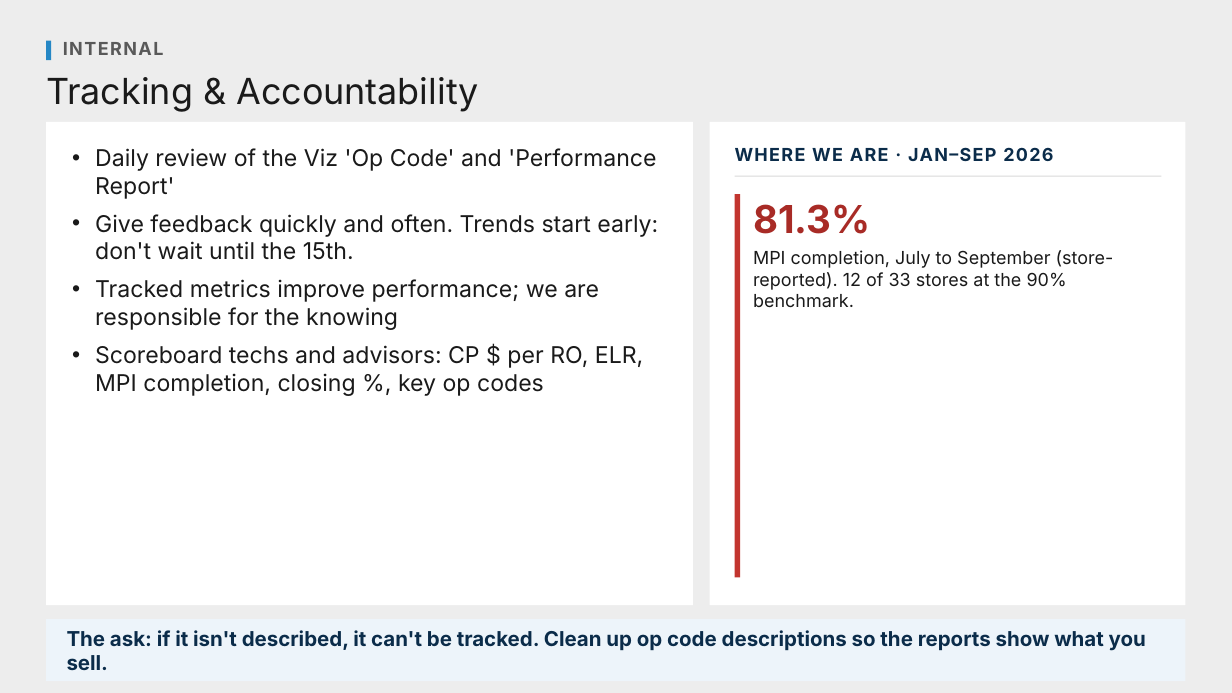
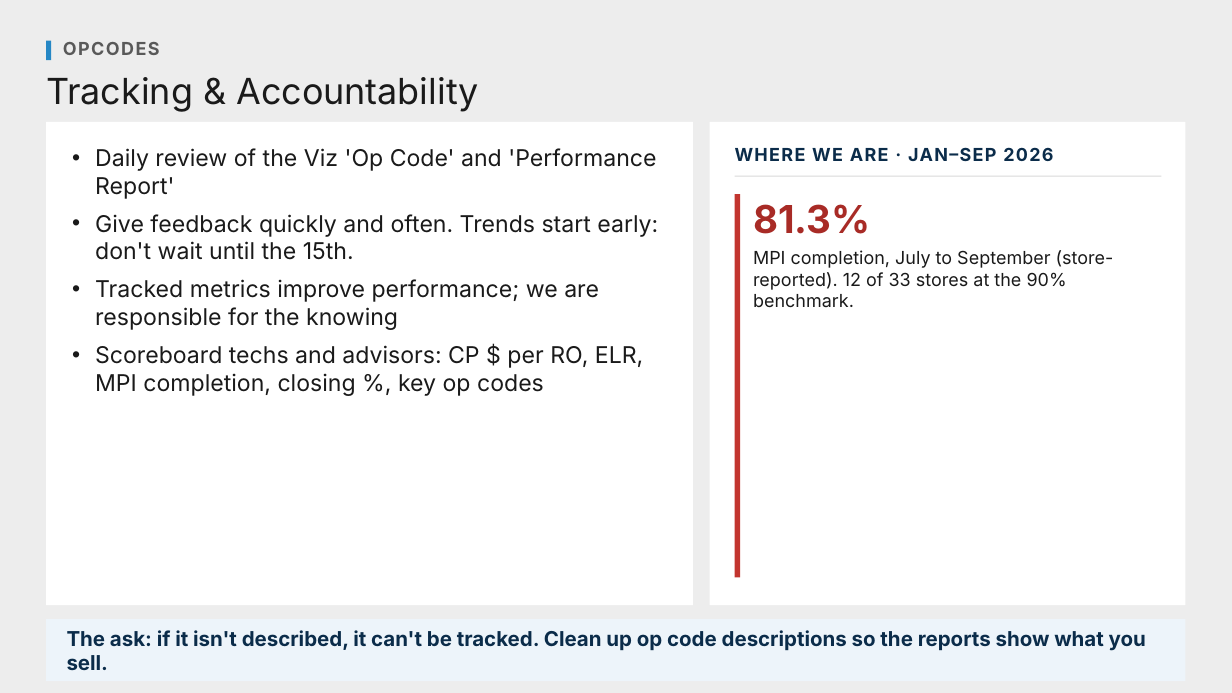
Before and after one commit to Ndresner/Noah, a slide deck: slide 83 of day2-deck/decks/Fixed Ops - Day 2 Example Test Deck.pptx (slide 117 before the commit). Drawn at 1232x693 pixels with LibreOffice and Linux fonts; fonts in the diff are those of the drawing. Boxes give left, top, right and bottom in pixels: in the first picture for what was removed or moved away, otherwise in the second. Text is boxed around its words. In the diff, an @@ line names an element or a change of style, - is before the commit and + after.

```diff
--- a/day2-deck/decks/Fixed Ops - Day 2 Example Test Deck.pptx
+++ b/day2-deck/decks/Fixed Ops - Day 2 Example Test Deck.pptx
@@ text at (63, 42, 160, 55): text changed @@
-INTERNAL
+OPCODES
```
Also in this commit, not shown: 7 other slides changed, 1 slide added, 3 slides removed, 10 other files.
